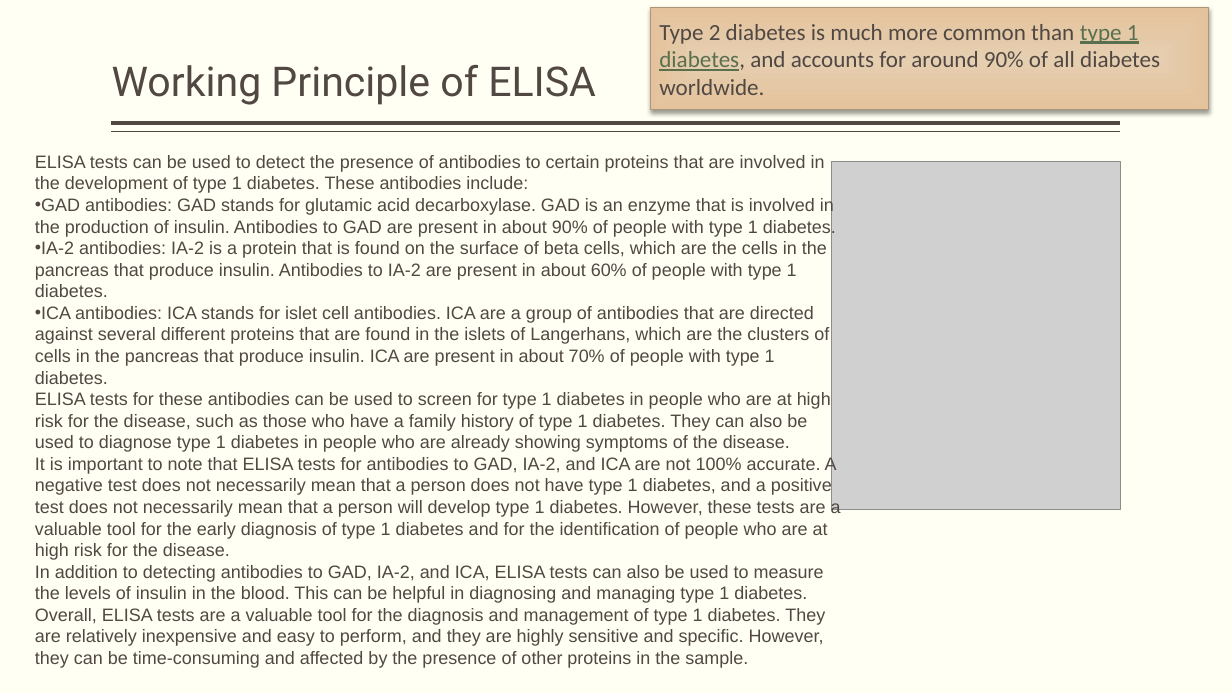
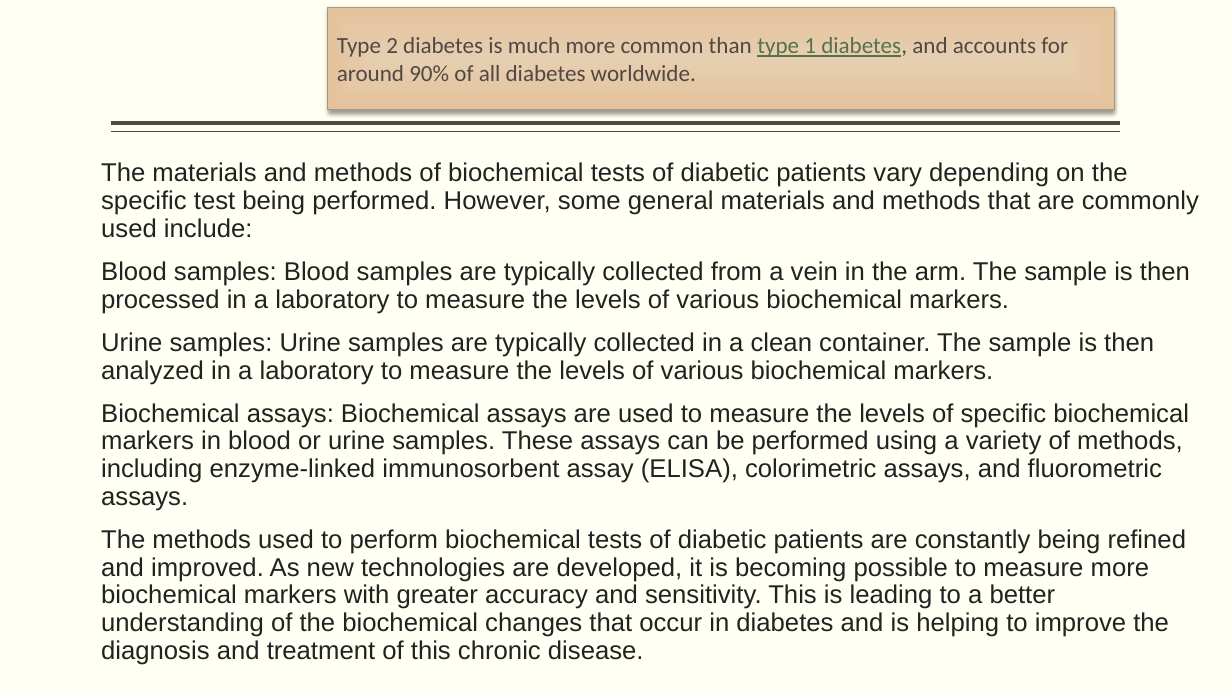
Before and after one commit to shishirktr/h, a slide deck: slide 7 of Study of Biochemical tests in diabetic Patients.pptx. Drawn at 1232x693 pixels with LibreOffice and Linux fonts; fonts in the diff are those of the drawing; grey boxes stand for pictures. Boxes give left, top, right and bottom in pixels: in the first picture for what was removed or moved away, otherwise in the second. Text is boxed around its words. In the diff, an @@ line names an element or a change of style, - is before the commit and + after.

```diff
--- a/Study of Biochemical tests in diabetic Patients.pptx
+++ b/Study of Biochemical tests in diabetic Patients.pptx
@@ rectangle "Type 2 diabetes is much ...": place and size @@
-rectangle "Type 2 diabetes is much ..." at [651,7,1209,110]
+rectangle "Type 2 diabetes is much ..." at [328,7,1115,110]
@@ title removed at [112,65,596,105] @@
-Working Principle of ELISA
@@ text removed at [35,155,841,668] @@
-ELISA tests can be used to detect the presence of antibodies to certain proteins that are involved in the development of type 1 diabetes. These antibodies include:
-• GAD antibodies: GAD stands for glutamic acid decarboxylase. GAD is an enzyme that is involved in the production of insulin. Antibodies to GAD are present in about 90% of people with type 1 diabetes.
-• IA-2 antibodies: IA-2 is a protein that is found on the surface of beta cells, which are the cells in the pancreas that produce insulin. Antibodies to IA-2 are present in about 60% of people with type 1 diabetes.
-• ICA antibodies: ICA stands for islet cell antibodies. ICA are a group of antibodies that are directed against several different proteins that are found in the islets of Langerhans, which are the clusters of cells in the pancreas that produce insulin. ICA are present in about 70% of people with type 1 diabetes.
-ELISA tests for these antibodies can be used to screen for type 1 diabetes in people who are at high risk for the disease, such as those who have a family history of type 1 diabetes. They can also be used to diagnose type 1 diabetes in people who are already showing symptoms of the disease.
-It is important to note that ELISA tests for antibodies to GAD, IA-2, and ICA are not 100% accurate. A negative test does not necessarily mean that a person does not have type 1 diabetes, and a positive test does not necessarily mean that a person will develop type 1 diabetes. However, these tests are a valuable tool for the early diagnosis of type 1 diabetes and for the identification of people who are at high risk for the disease.
-In addition to detecting antibodies to GAD, IA-2, and ICA, ELISA tests can also be used to measure the levels of insulin in the blood. This can be helpful in diagnosing and managing type 1 diabetes.
-Overall, ELISA tests are a valuable tool for the diagnosis and management of type 1 diabetes. They are relatively inexpensive and easy to perform, and they are highly sensitive and specific. However, they can be time-consuming and affected by the presence of other proteins in the sample.
@@ text added at [101,162,1199,665], 20 pt, text #222222 @@
+The materials and methods of biochemical tests of diabetic patients vary depending on the specific test being performed. However, some general materials and methods that are commonly used include:
+Blood samples: Blood samples are typically collected from a vein in the arm. The sample is then processed in a laboratory to measure the levels of various biochemical markers.
+Urine samples: Urine samples are typically collected in a clean container. The sample is then analyzed in a laboratory to measure the levels of various biochemical markers.
+Biochemical assays: Biochemical assays are used to measure the levels of specific biochemical markers in blood or urine samples. These assays can be performed using a variety of methods, including enzyme-linked immunosorbent assay (ELISA), colorimetric assays, and fluorometric assays.
+The methods used to perform biochemical tests of diabetic patients are constantly being refined and improved. As new technologies are developed, it is becoming possible to measure more biochemical markers with greater accuracy and sensitivity. This is leading to a better understanding of the biochemical changes that occur in diabetes and is helping to improve the diagnosis and treatment of this chronic disease.
@@ picture removed at [832,162,1120,509] @@
```
Also in this commit, not shown: 1 other slide changed.
